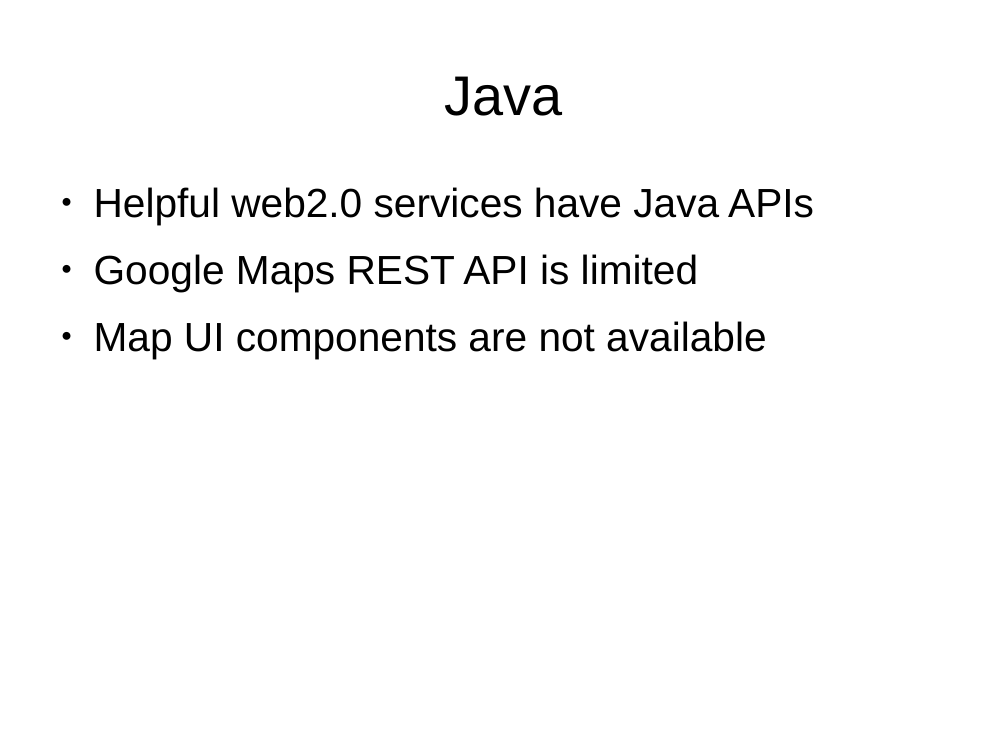
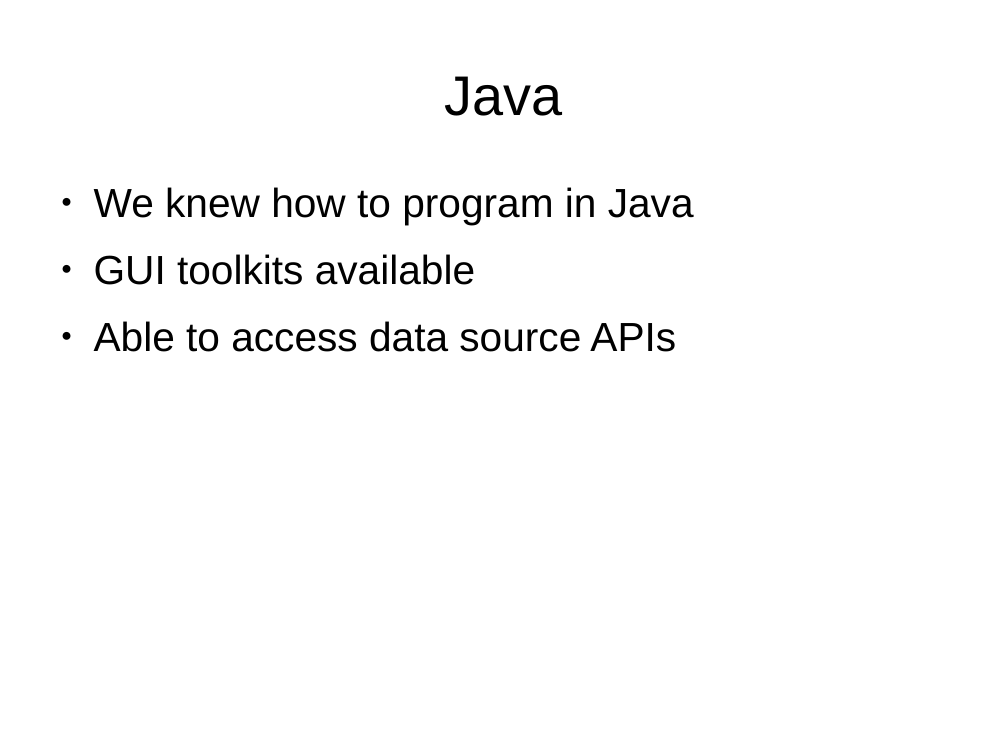
Before and after one commit to fsuarez2005/cosc481-frank-placemap, a slide deck: slide 6 of doc/presentation.odp. Drawn at 1008x756 pixels with LibreOffice and Linux fonts; fonts in the diff are those of the drawing; background and template pictures are left out. Boxes give left, top, right and bottom in pixels: in the first picture for what was removed or moved away, otherwise in the second. Text is boxed around its words. In the diff, an @@ line names an element or a change of style, - is before the commit and + after.

Commit message:
updated Java slide

```diff
--- a/doc/presentation.odp
+++ b/doc/presentation.odp
@@ text at (x1=94, y1=187, x2=694, y2=352): text changed @@
-● Helpful web2.0 services have Java APIs
-● Google Maps REST API is limited
-● Map UI components are not available
+● We knew how to program in Java
+● GUI toolkits available
+● Able to access data source APIs
```
